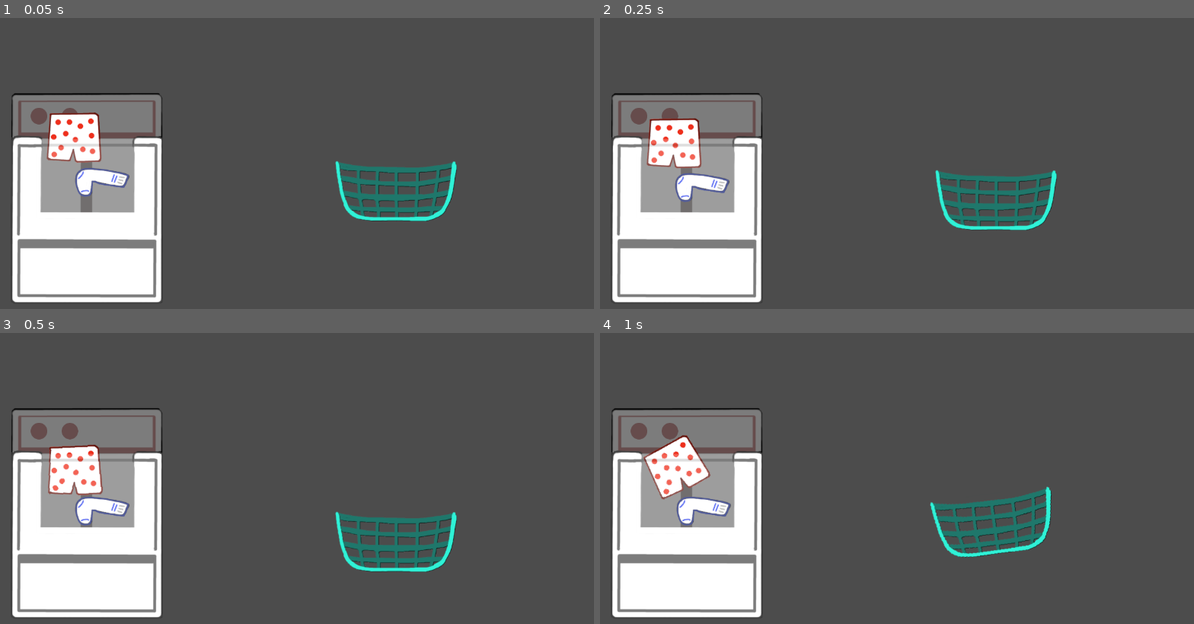
Above: before the commit, frames 1-4 (two rows, left to right).
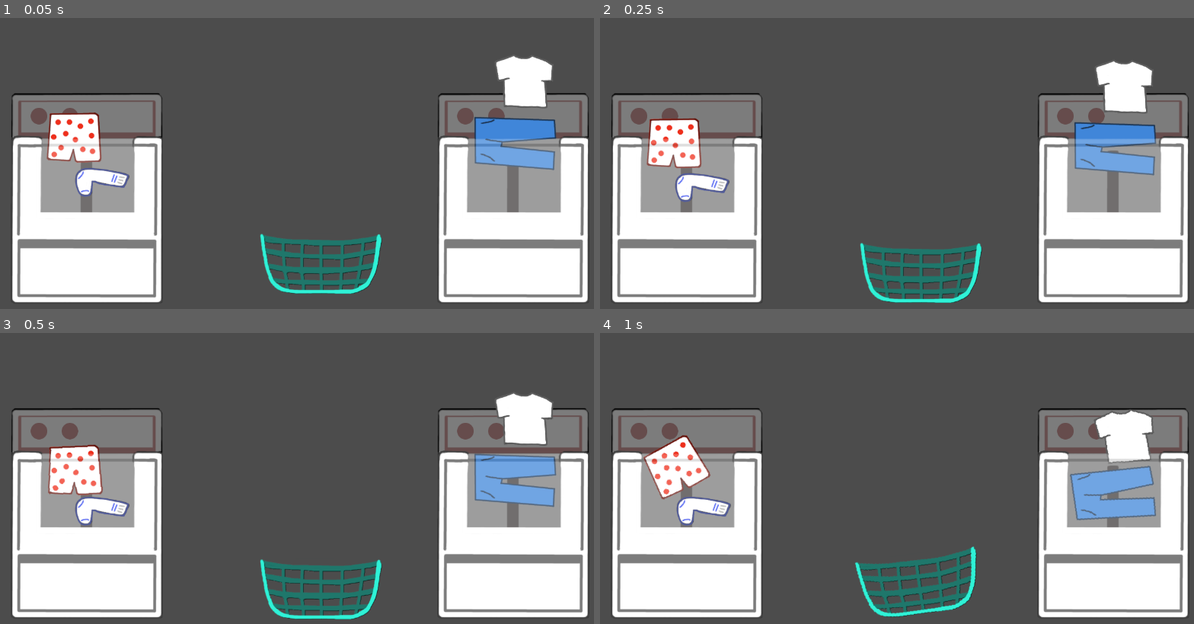
Above: after the commit, the same moments.

Repository: peternatewood/laundry-lunacy
Game: Godot game, scene res://main.tscn
Two runs of this game, one before a commit and one after it. Both use one fixed random seed, a clock stepped at 60 frames per second and the inputs below.
Inputs (mouse positions are in pixels of both pictures, inside the frame that each line leads up to):
- Up to frame 1 (0.05 s): no input
- Up to frame 2 (0.25 s): no input
- Up to frame 3 (0.5 s): no input
- Up to frame 4 (1 s): move the mouse to (997, 542) at 0.52 s; tap Space (grab) at 0.6 s; click (997, 542) at 0.67 s

The runs differ from the first frame. In frame 1, 23% of the frame differs, in the area x 43-100%, y 13-98%; in frame 2, 23%; in frame 3, 22%; in frame 4, 22%.

Commit message:
Add second washer and more clothing

Diff:
--- a/main.tscn
+++ b/main.tscn
@@ -6,6 +6,8 @@
 [ext_resource path="res://prefabs/Room_Boundaries.tscn" type="PackedScene" id=4]
 [ext_resource path="res://prefabs/Sock.tscn" type="PackedScene" id=5]
 [ext_resource path="res://prefabs/Boxers.tscn" type="PackedScene" id=6]
+[ext_resource path="res://prefabs/Pants.tscn" type="PackedScene" id=7]
+[ext_resource path="res://prefabs/Shirt.tscn" type="PackedScene" id=8]
 
 [node name="Scene" type="Node2D"]
 script = ExtResource( 3 )
@@ -21,11 +23,22 @@
 ] instance=ExtResource( 2 )]
 position = Vector2( 32, 304 )
 
+[node name="Washer2" parent="." groups=[
+"washers",
+] instance=ExtResource( 2 )]
+position = Vector2( 928, 304 )
+
 [node name="Basket" parent="." instance=ExtResource( 1 )]
-position = Vector2( 842, 544 )
+position = Vector2( 684.432, 697.251 )
 
 [node name="Sock" parent="." instance=ExtResource( 5 )]
 position = Vector2( 164.6, 464.05 )
 
 [node name="Boxers" parent="." instance=ExtResource( 6 )]
 position = Vector2( 102.6, 339.15 )
+
+[node name="Pants" parent="." instance=ExtResource( 7 )]
+position = Vector2( 1001.53, 351.831 )
+
+[node name="Shirt" parent="." instance=ExtResource( 8 )]
+position = Vector2( 1046.86, 218.005 )
Not shown: 1 places in main.tscn that only renumber resources
